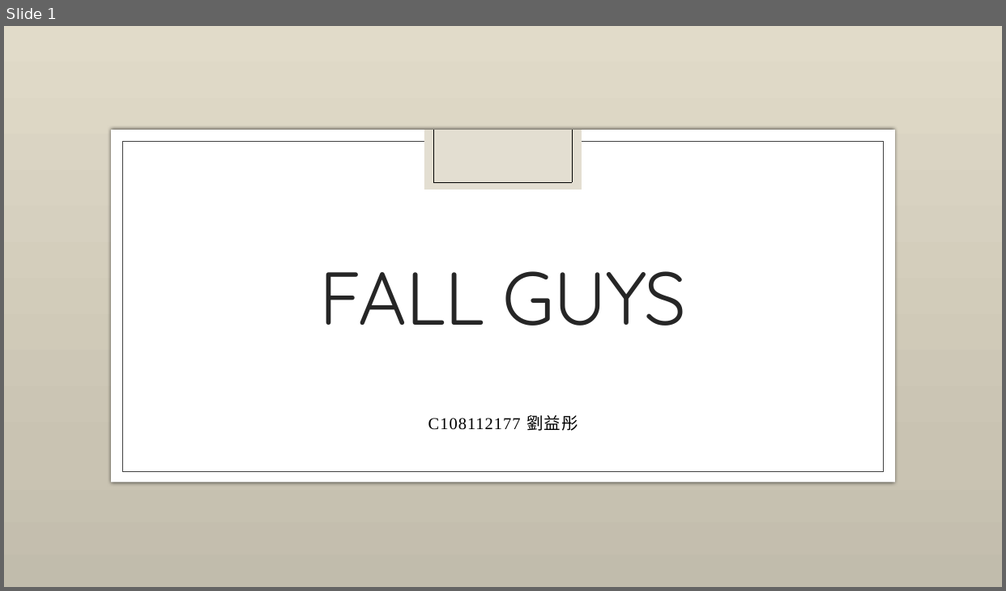
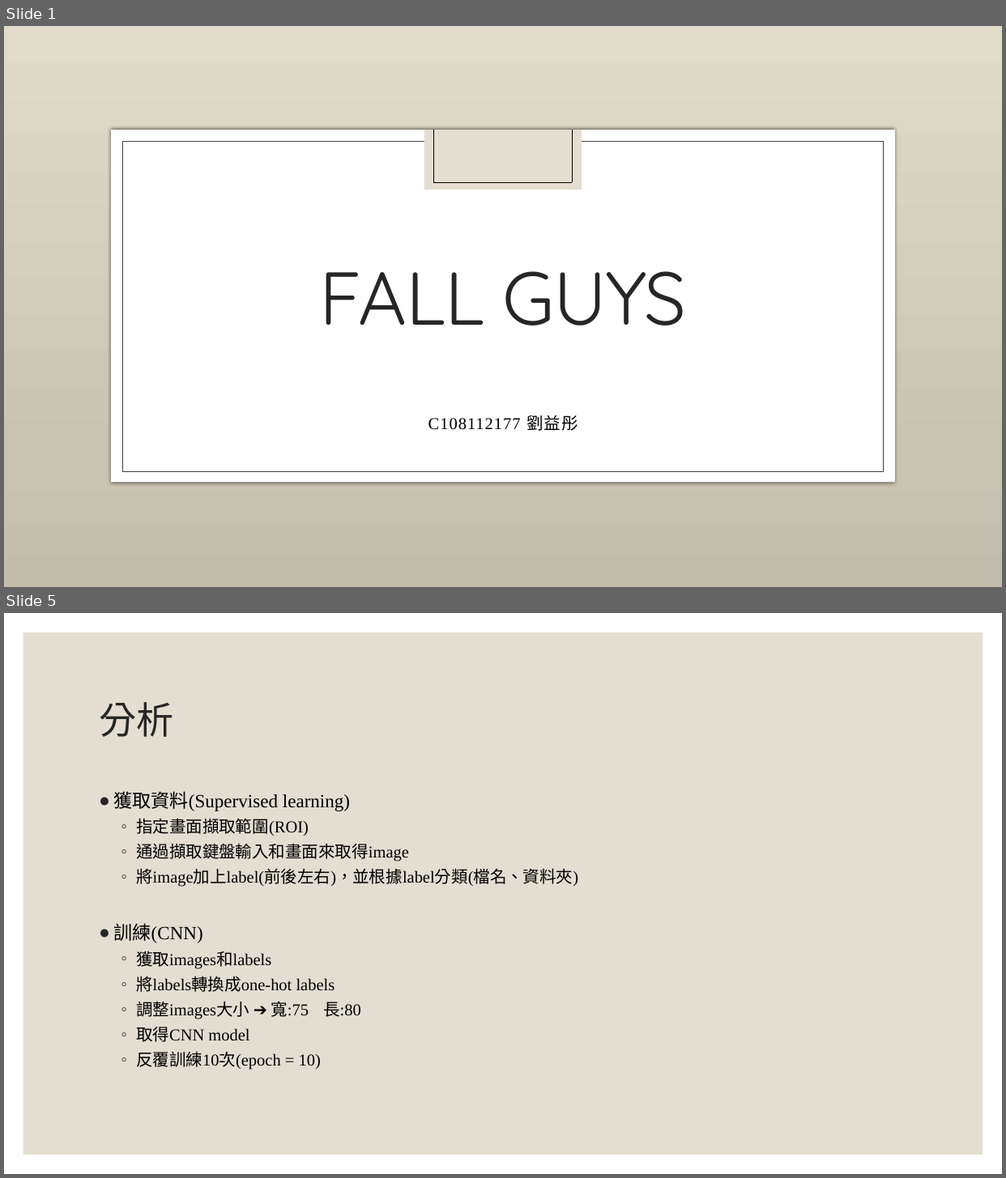
Before and after one commit to San-Zero/ML_homework, a slide deck: Fall-guys-ML.pptx. Shown one above the other, each under a label of ours: slide 1 before the commit, slides 1 and 5 after it; the slides between them are not shown. The pictures are 1006x591 and 1006x1178 pixels, drawn with LibreOffice and Linux fonts; fonts in the diff are those of the drawing; background and template pictures are left out. Boxes give left, top, right and bottom in pixels: in the first picture for what was removed or moved away, otherwise in the second. Text is boxed around its words. In the diff, an @@ line names an element or a change of style, - is before the commit and + after.

Commit message:
update ppt
more detail for the block breakdown and CNN model

```diff
--- a/Fall-guys-ML.pptx
+++ b/Fall-guys-ML.pptx
@@ slide 5 added at [4, 613, 1002, 1174], background #FFFFFF @@
@@ rectangle added at [23, 632, 983, 1155], fill #E3DED1 @@
@@ title added at [99, 702, 173, 737], 36 pt, text #262626 @@
+分析
@@ text added at [114, 791, 578, 1070], 16 pt, text #000000 @@
+● 獲取資料(Supervised learning)
+  ◦ 指定畫面擷取範圍(ROI)
+  ◦ 通過擷取鍵盤輸入和畫面來取得image
+  ◦ 將image加上label(前後左右)，並根據label分類(檔名、資料夾)
+● 訓練(CNN)
+  ◦ 獲取images和labels
+  ◦ 將labels轉換成one-hot labels
+  ◦ 調整images大小 ➔ 寬:75 長:80
+  ◦ 取得CNN model
+  ◦ 反覆訓練10次(epoch = 10)
```
Also in this commit, not shown: 3 slides changed, 8 other slides added, 3 slides removed.
